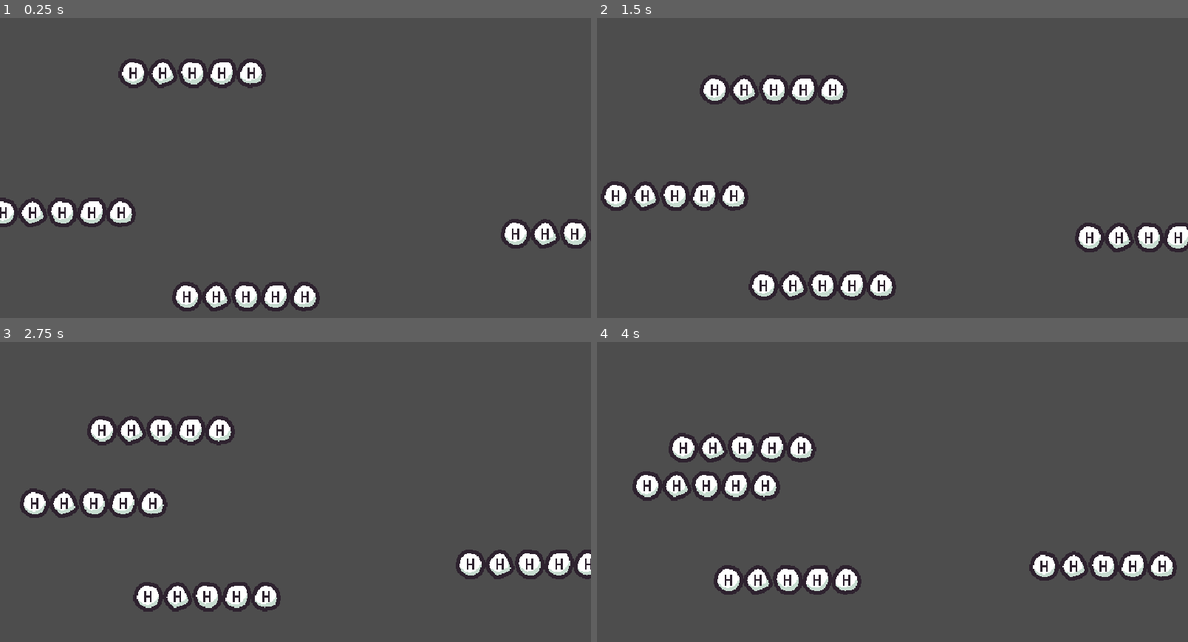
Above: before the commit, frames 1-4 (two rows, left to right).
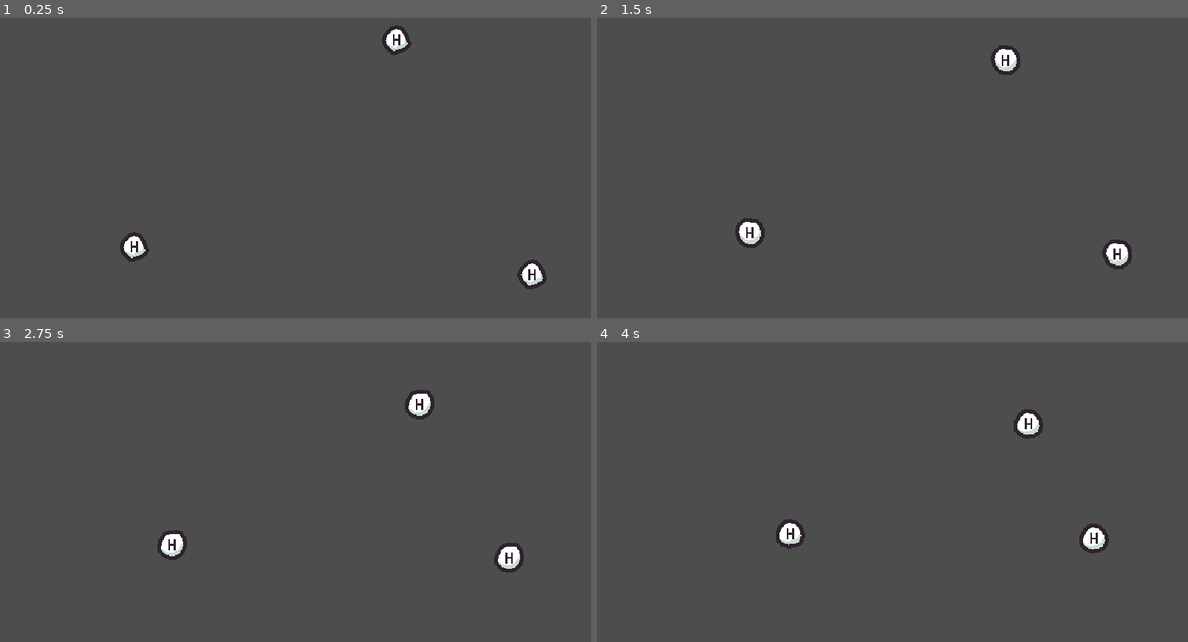
Above: after the commit, the same moments.

Repository: RecoilGaming/Project-Galia
Game: Godot game, scene res://%Project/%Levels/main.tscn
Two runs of this game, one before a commit and one after it. Both use one fixed random seed, a clock stepped at 60 frames per second and the inputs below.
Inputs:
- Up to frame 1 (0.25 s): no input
- Up to frame 2 (1.5 s): no input
- Up to frame 3 (2.75 s): no input
- Up to frame 4 (4 s): no input

The runs differ from the first frame. In frame 1, 7.9% of the frame differs, in the area x 0-100%, y 2-98%; in frame 2, 8.3%; in frame 3, 8.4%; in frame 4, 8.9%, in the area x 6-99%, y 22-85%.

Commit message:
Do animation

Diff:
--- a/%Project/%Levels/main.tscn
+++ b/%Project/%Levels/main.tscn
@@ -1,20 +1,17 @@
-[gd_scene load_steps=3 format=3 uid="uid://gfm27c0guicw"]
+[gd_scene load_steps=2 format=3 uid="uid://gfm27c0guicw"]
 
 [ext_resource type="PackedScene" uid="uid://c8l7081o6fndg" path="res://%Project/Characters/hydrogen.tscn" id="1_fl7er"]
 
 [node name="Main" type="Node2D"]
 
-[node name="Hydrogen" parent="." instance=ExtResource("1_fl7er")]
-position = Vector2(269, 398)
-
-[node name="Hydrogen2" parent="." instance=ExtResource("1_fl7er")]
-position = Vector2(832, 416)
-
 [node name="Camera2D" type="Camera2D" parent="."]
 position = Vector2(525, 342)
 
+[node name="Hydrogen" parent="." instance=ExtResource("1_fl7er")]
+position = Vector2(346, 434)
+
+[node name="Hydrogen2" parent="." instance=ExtResource("1_fl7er")]
+position = Vector2(783, 465)
+
 [node name="Hydrogen3" parent="." instance=ExtResource("1_fl7er")]
-position = Vector2(476, 487)
-
-[node name="Hydrogen4" parent="." instance=ExtResource("1_fl7er")]
-position = Vector2(416, 239)
+position = Vector2(632, 203)
--- a/%Project/%Scripts/Components/unit.gd
+++ b/%Project/%Scripts/Components/unit.gd
@@ -5,6 +5,7 @@
 
 # Attributes
 @export var speed: float = 100
+@export var health: int = 100
 
 # Target unit
 var target: Unit
--- a/%Project/Characters/hydrogen.tscn
+++ b/%Project/Characters/hydrogen.tscn
@@ -1,17 +1,61 @@
-[gd_scene load_steps=4 format=3 uid="uid://bci0bdsippu00"]
+[gd_scene load_steps=10 format=3 uid="uid://c8l7081o6fndg"]
 
 [ext_resource type="Script" path="res://%Project/%Scripts/Components/unit.gd" id="1_fhsnw"]
 [ext_resource type="Texture2D" uid="uid://beqmyrgswqfmp" path="res://Resources/hydrogen.png" id="3_vifbp"]
 
+[sub_resource type="AtlasTexture" id="AtlasTexture_ofvav"]
+atlas = ExtResource("3_vifbp")
+region = Rect2(0, 0, 32, 32)
+
+[sub_resource type="AtlasTexture" id="AtlasTexture_cfi3l"]
+atlas = ExtResource("3_vifbp")
+region = Rect2(32, 0, 32, 32)
+
+[sub_resource type="AtlasTexture" id="AtlasTexture_8u878"]
+atlas = ExtResource("3_vifbp")
+region = Rect2(64, 0, 32, 32)
+
+[sub_resource type="AtlasTexture" id="AtlasTexture_kfslm"]
+atlas = ExtResource("3_vifbp")
+region = Rect2(96, 0, 32, 32)
+
+[sub_resource type="AtlasTexture" id="AtlasTexture_vrnd5"]
+atlas = ExtResource("3_vifbp")
+region = Rect2(128, 0, 32, 32)
+
+[sub_resource type="SpriteFrames" id="SpriteFrames_xunbr"]
+animations = [{
+"frames": [{
+"duration": 1.0,
+"texture": SubResource("AtlasTexture_ofvav")
+}, {
+"duration": 1.0,
+"texture": SubResource("AtlasTexture_cfi3l")
+}, {
+"duration": 1.0,
+"texture": SubResource("AtlasTexture_8u878")
+}, {
+"duration": 1.0,
+"texture": SubResource("AtlasTexture_kfslm")
+}, {
+"duration": 1.0,
+"texture": SubResource("AtlasTexture_vrnd5")
+}],
+"loop": true,
+"name": &"default",
+"speed": 5.0
+}]
+
 [sub_resource type="CircleShape2D" id="CircleShape2D_3kvk2"]
-radius = 16.0
+radius = 15.0
 
 [node name="Hydrogen" type="Node2D"]
 script = ExtResource("1_fhsnw")
 speed = 20.0
 
-[node name="Sprite" type="Sprite2D" parent="."]
-texture = ExtResource("3_vifbp")
+[node name="Sprite" type="AnimatedSprite2D" parent="."]
+sprite_frames = SubResource("SpriteFrames_xunbr")
+autoplay = "default"
 
 [node name="Body" type="CharacterBody2D" parent="."]
 
